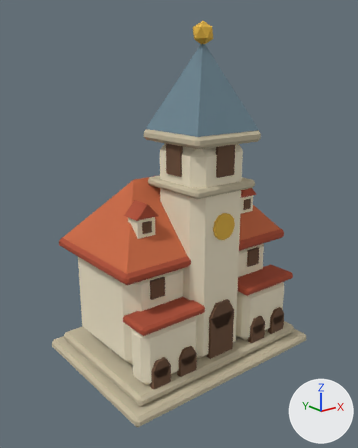
Renders of the glTF model public/terrain-study/settlements/ns-hall-3.glb from each side of a commit.
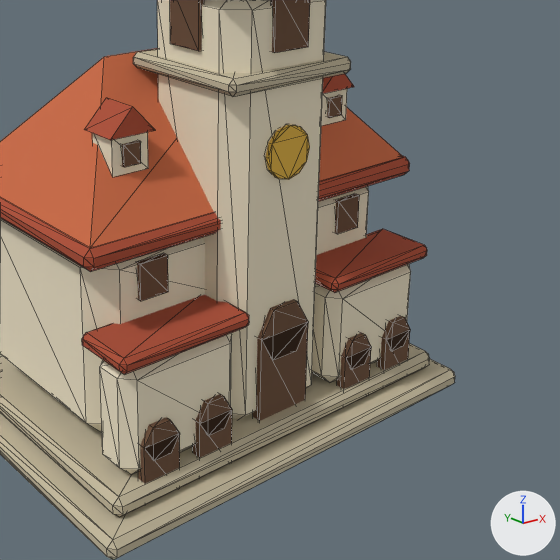
Each version is shown whole from a 50 mm lens placed at (-1.196, -1.484, 1.144), pointed at (-0.023, -0.018, 0.558), then close up on the part from 23% to 100% of the width and 34% to 95% of the height. The lights are fixed; the arrows at lower right show +X, +Y and +Z. The older version's two pictures come first. The close-ups show mesh edges as thin lines. Vertices at exactly the same position are counted once.
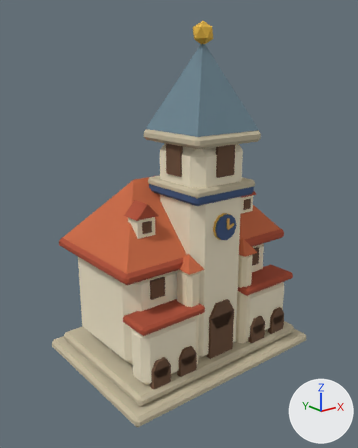
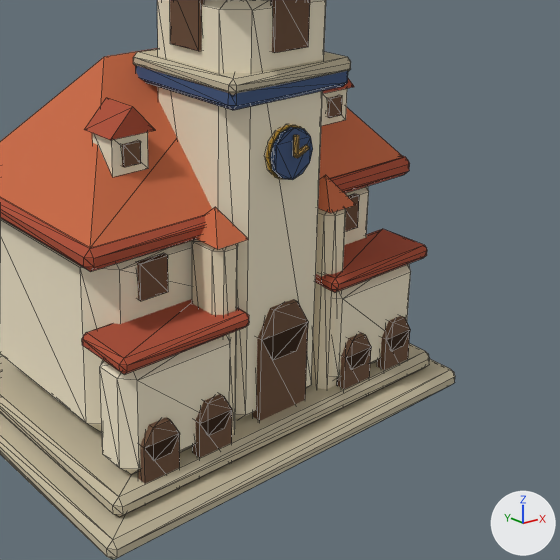
Pixel boxes (x1, y1, x2, y2) of what changed, in the close-ups (560 x 560 px):
part 1 of me_cube_051, added (orange)
    after: (195, 207, 249, 249)
part 2 of me_cube_051, added (orange)
    after: (318, 175, 356, 213)
part 3 of me_cube_051, added (blue)
    after: (270, 127, 313, 180)
part 4 of me_cube_051, added
    after: (293, 135, 299, 157)
part 5 of me_cube_051, added (blue)
    after: (136, 65, 348, 110)
part 6 of me_cube_051, added (beige)
    after: (192, 239, 238, 434)
part 7 of me_cube_051, added (beige)
    after: (311, 209, 346, 389)
part 8 of me_cube_051, added
    after: (294, 144, 309, 158)

The change, as a list of edits to the scene's bpy script:
```text
Change me_cube_051:
    verts and faces of me_cube_051; kept vertices keep their numbers, new ones are numbered from 491
    remove me_cube_051.from_pydata(...)  # 491 vertices, 870 faces; spans x -0.45..0.45, y -0.33..0.33, z -0.02..1.28
    add me_cube_051.from_pydata(...)  # 617 vertices, 1090 faces; spans x -0.45..0.45, y -0.33..0.33, z -0.02..1.28
    me_cube_051 part 1: the loose piece of 5 vertices spanning x -0.145..0.145, y -0.265..0.025, z 0.915..1.215 is copied, and the copy is scaled about its middle by (0.245, 0.341, 0.183), then moved by (-0.137, -0.093, -0.595), in mat_ns_terracotta (orange #cb6a43); it spans x -0.172..-0.101, y -0.262..-0.163, z 0.443..0.498
    me_cube_051 part 2: the loose piece of 5 vertices spanning x -0.145..0.145, y -0.265..0.025, z 0.915..1.215 is copied, and the copy is scaled about its middle by (0.245, 0.341, 0.183), then moved by (0.137, -0.093, -0.595), in mat_ns_terracotta (orange #cb6a43); it spans x 0.101..0.172, y -0.262..-0.163, z 0.443..0.498
    me_cube_051 part 3: a new loose piece, a 12-sided cylinder along y spanning x -0.048..0.048, y -0.264..-0.254, z 0.532..0.628, in mat_town_lapis_glaze (blue #405780)
    me_cube_051 part 4: a new loose piece, a 5-sided cylinder along z spanning x -0.006..0.005, y -0.275..-0.263, z 0.578..0.615, in mat_town_brass_edge (orange #d6aa58)
    me_cube_051 part 5: a new loose piece of 24 vertices spanning x -0.142..0.142, y -0.262..0.022, z 0.68..0.724, in mat_town_lapis_glaze (blue #405780)
    me_cube_051 part 6: a new loose piece of 24 vertices spanning x -0.166..-0.108, y -0.255..-0.17, z 0.035..0.445, in mat_town_limewash (beige #eddfbf)
    me_cube_051 part 7: a new loose piece of 24 vertices spanning x 0.108..0.166, y -0.255..-0.17, z 0.035..0.445, in mat_town_limewash (beige #eddfbf)
    me_cube_051 part 8
    add verts[491] = (-0.002, -0.269, 0.584)  # pixel (294, 152)
    add verts[492] = (-0.001, -0.275, 0.58)  # pixel (297, 155)
    add verts[493] = (0.002, -0.273, 0.573)  # pixel (297, 158)
    add verts[494] = (0.002, -0.265, 0.573)  # pixel (294, 157)
    add verts[495] = (-0.001, -0.263, 0.58)  # pixel (293, 154)
    add verts[496] = (0.026, -0.269, 0.594)  # pixel (306, 144)
    add verts[497] = (0.027, -0.274, 0.59)  # pixel (308, 146)
    add verts[498] = (0.03, -0.272, 0.585)  # pixel (308, 149)
    add verts[499] = (0.03, -0.266, 0.585)
    add verts[500] = (0.027, -0.264, 0.59)  # pixel (304, 145)
    add faces += [(491, 492, 497), (491, 497, 496), (492, 493, 498), (492, 498, 497), (493, 494, 499), (493, 499, 498)]  # mat_town_brass_edge (orange #d6aa58)
    add faces += [(494, 495, 500), (494, 500, 499), (491, 496, 495), (495, 496, 500), (491, 495, 494), (492, 494, 493)]  # mat_town_brass_edge (orange #d6aa58)
    add faces += [(491, 494, 492), (496, 497, 500), (497, 498, 499), (497, 499, 500)]  # mat_town_brass_edge (orange #d6aa58)
    add me_cube_051.materials.append(mat_town_lapis_glaze)  # blue #405780
    add me_cube_051.materials.append(mat_town_brass_edge)  # orange #d6aa58
    add me_cube_051.materials.append(mat_town_limewash)  # beige #eddfbf
```
